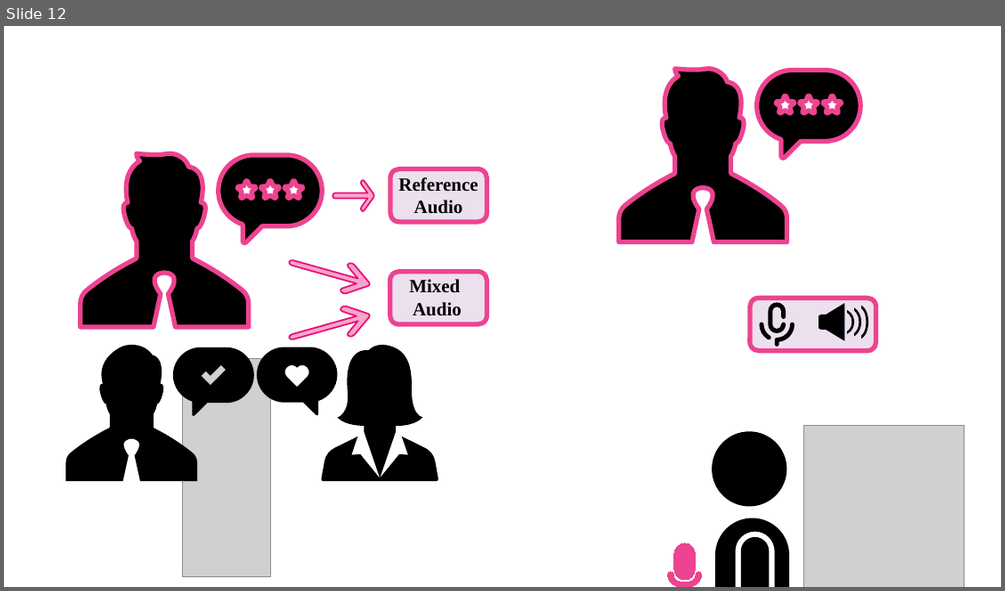
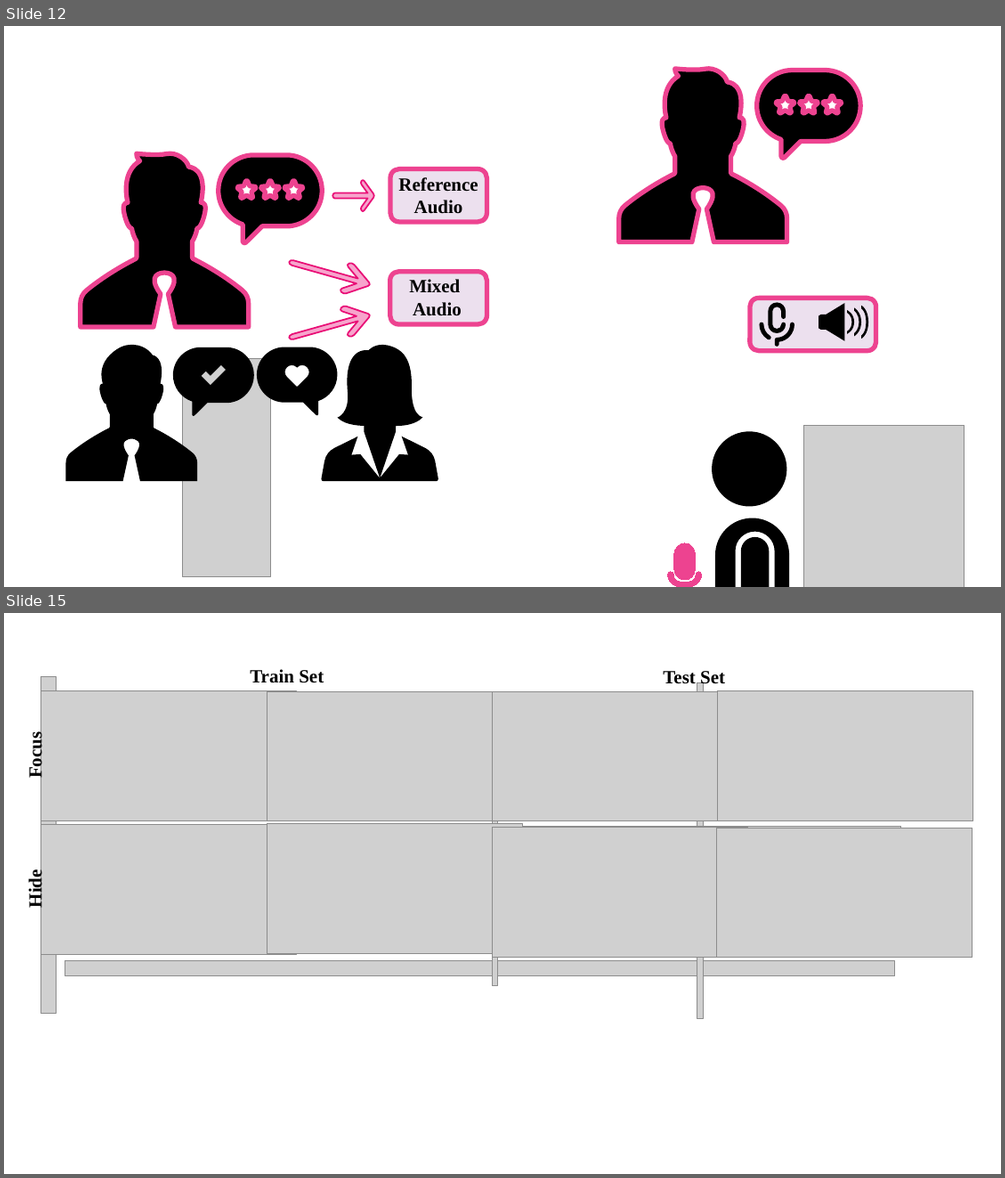
Before and after one commit to lange-bleu/infocom2021, a slide deck: infocom21.pptx. Shown one above the other, each under a label of ours: slide 12 before the commit, slides 12 and 15 after it; the slides between them are not shown. The pictures are 1005x591 and 1005x1178 pixels, drawn with LibreOffice and Linux fonts; fonts in the diff are those of the drawing; grey boxes stand for pictures. Boxes give left, top, right and bottom in pixels: in the first picture for what was removed or moved away, otherwise in the second. Text is boxed around its words. In the diff, an @@ line names an element or a change of style, - is before the commit and + after.

```diff
--- a/infocom21.pptx
+++ b/infocom21.pptx
@@ slide 15 added at [4, 613, 1001, 1174], background #FFFFFF @@
@@ group added at [25, 669, 973, 1018]: 14 pictures, 4 texts @@
+Train Set
+Test Set
+Focus
+Hide
```
Also in this commit, not shown: 1 slide changed, 4 other slides added, 58 other files.
